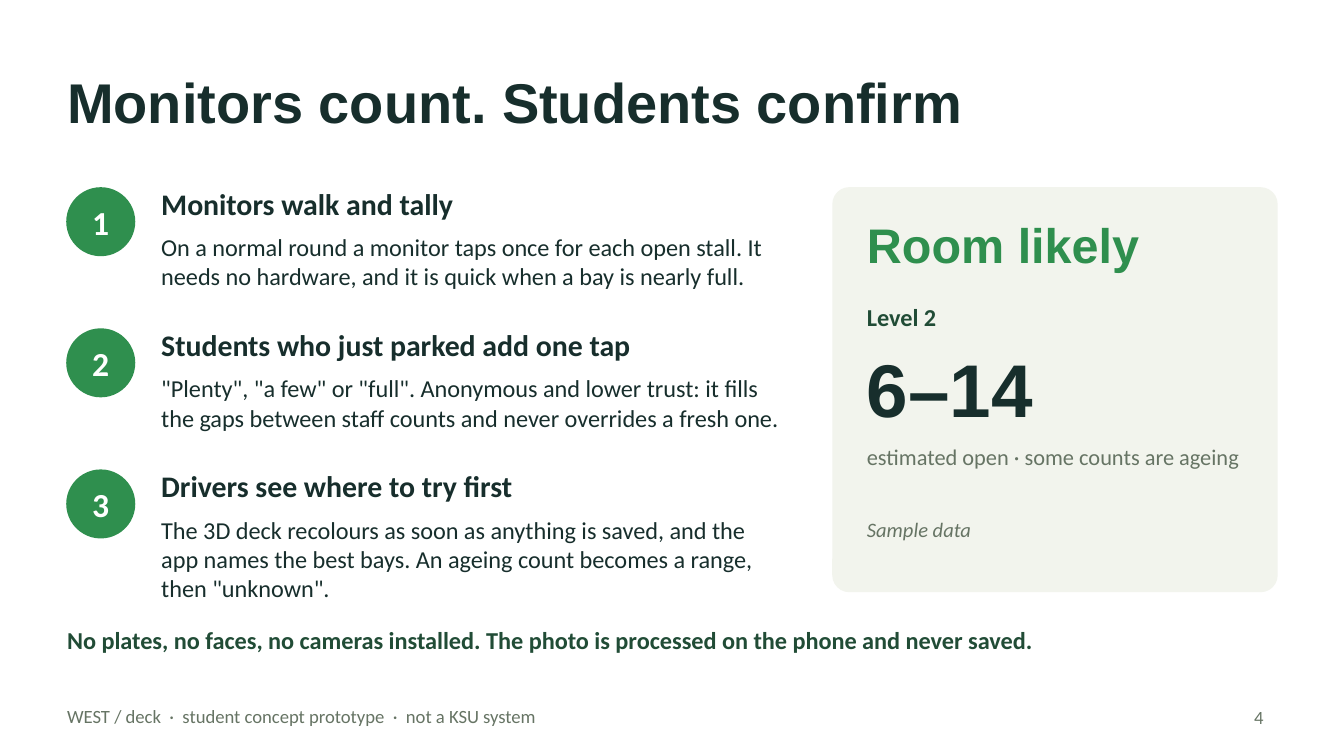
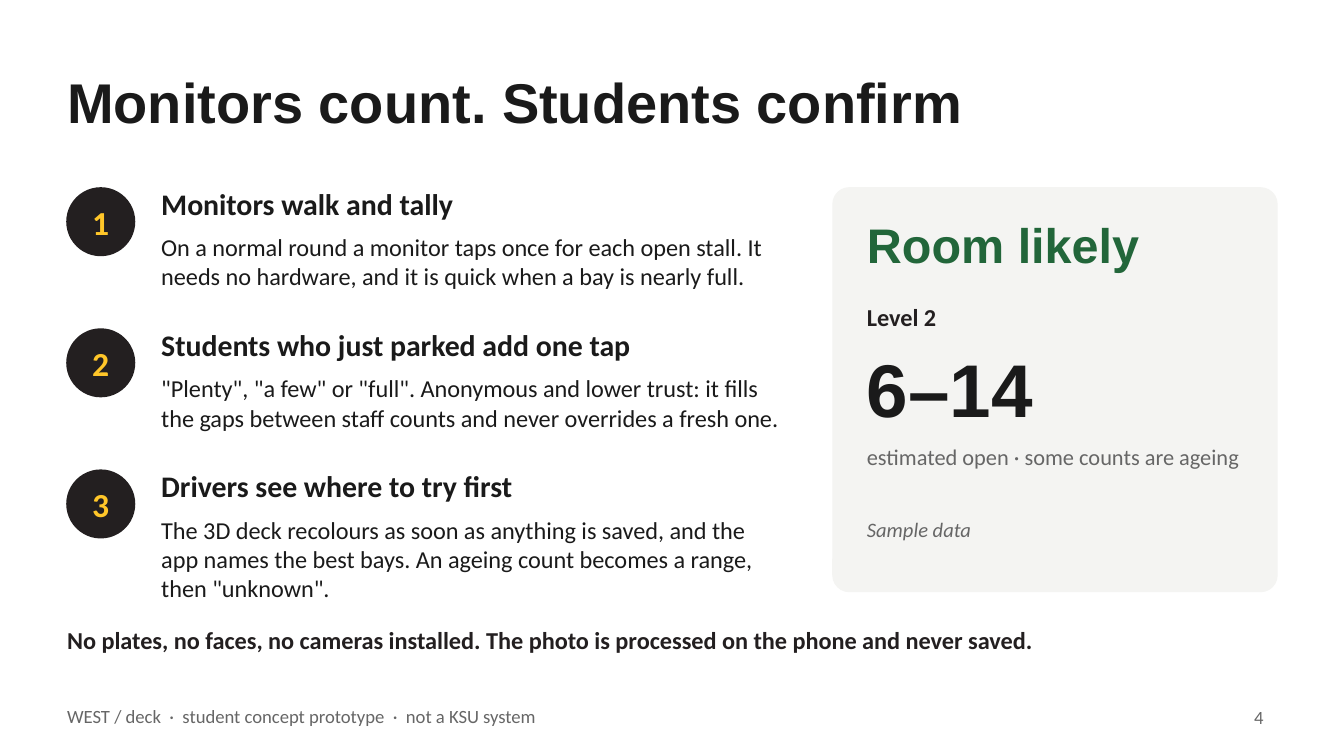
Before and after one commit to boots59/park.ai, a slide deck: slide 4 of submission/WEST-deck-pitch-DRAFT.pptx. Drawn at 1344x756 pixels with LibreOffice and Linux fonts; fonts in the diff are those of the drawing. Boxes give left, top, right and bottom in pixels: in the first picture for what was removed or moved away, otherwise in the second. Text is boxed around its words. In the diff, an @@ line names an element or a change of style, - is before the commit and + after.

```diff
--- a/submission/WEST-deck-pitch-DRAFT.pptx
+++ b/submission/WEST-deck-pitch-DRAFT.pptx
@@ rounded rectangle at [833, 188, 1277, 591]: fill #F2F4ED to #F4F4F2; outline #F2F4ED 1 pt to #F4F4F2 1 pt @@
@@ text "Room likely" at [867, 228, 1139, 273]: text colour #2F8F4E to #22663A @@
@@ text "Level 2" at [867, 309, 936, 326]: text colour #214C36 to #231F20 @@
@@ text colour #172E2C to #1A1A1A in 8 elements at [67, 82, 962, 124], [161, 194, 453, 220], [161, 239, 762, 289], [161, 335, 631, 361], [161, 380, 779, 431], [161, 476, 513, 502], [161, 522, 753, 597], [867, 365, 1033, 418] @@
@@ text colour #FFFFFF to #FFC629 in 3 elements at [92, 213, 109, 235], [92, 354, 109, 376], [92, 495, 109, 518] @@
@@ fill #2F8F4E to #231F20; outline #2F8F4E 1 pt to #231F20 1 pt in 3 elements at [67, 188, 134, 255], [67, 329, 134, 396], [67, 470, 134, 538] @@
@@ text "No plates, no faces, no ..." at [67, 632, 1032, 653]: text colour #214C36 to #231F20 @@
```
Also in this commit, not shown: 7 other slides changed, 7 other files.
